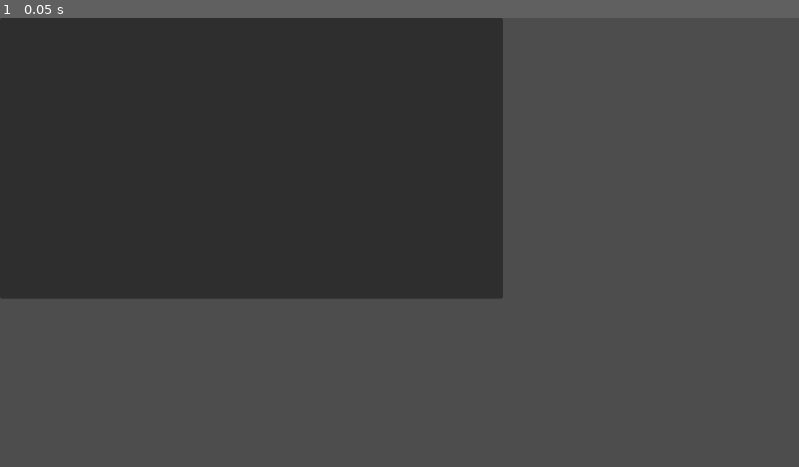
Above: before the commit, frame 1.
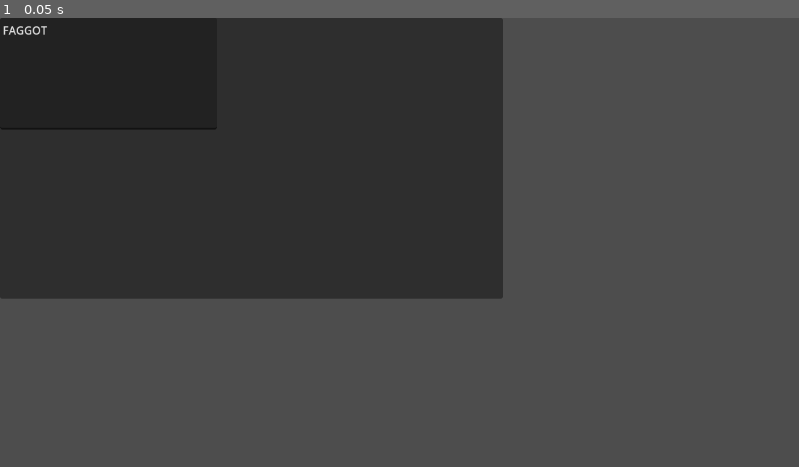
Above: after the commit, the same moment.

Repository: raumonte/Shovel_Gam_Jam
Game: Godot game, scene res://node_2d.tscn
Same seed, same stepped clock (60 frames per second), same inputs: the game is played once before the commit and once after it.
Inputs:
- Up to frame 1 (0.05 s): no input

The runs differ from the first frame. In frame 1, 0.1% of the frame differs, in the area x 0-28%, y 1-25%.

Commit message:
Update test

Diff:
--- a/node_2d.tscn
+++ b/node_2d.tscn
@@ -5,3 +5,9 @@
 [node name="Panel" type="Panel" parent="."]
 offset_right = 725.0
 offset_bottom = 405.0
+
+[node name="TextEdit" type="TextEdit" parent="Panel"]
+layout_mode = 0
+offset_right = 313.0
+offset_bottom = 161.0
+text = "FAGGOT"
